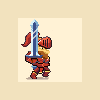
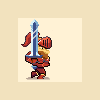
Layered file, before and after one edit (100 x 100). Changes by layer:
painted on "Head" over [25, 51, 51, 80]